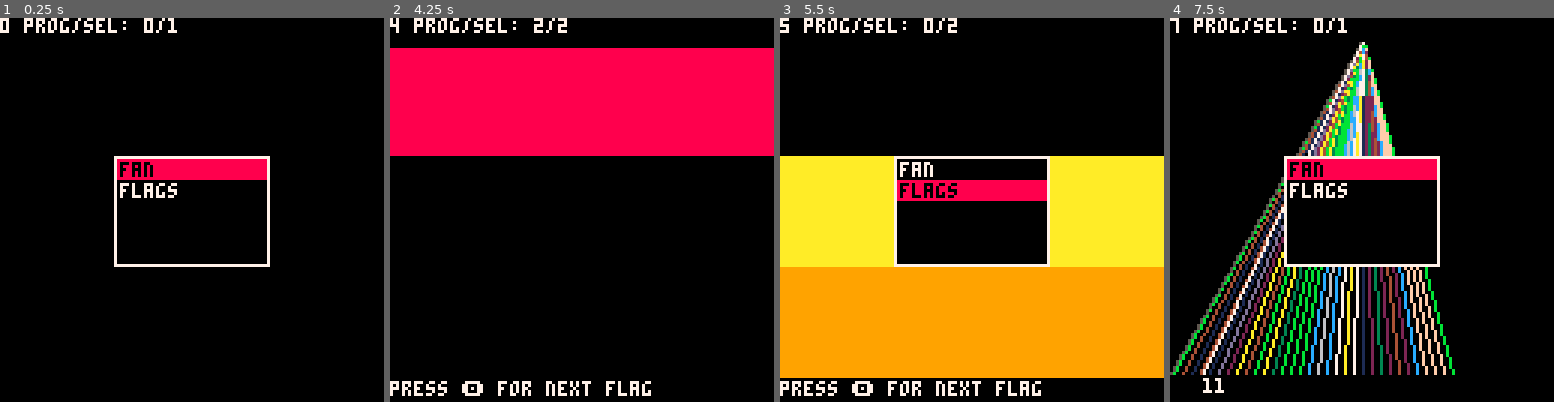
Above: before the commit, frames 1-4 (left to right).
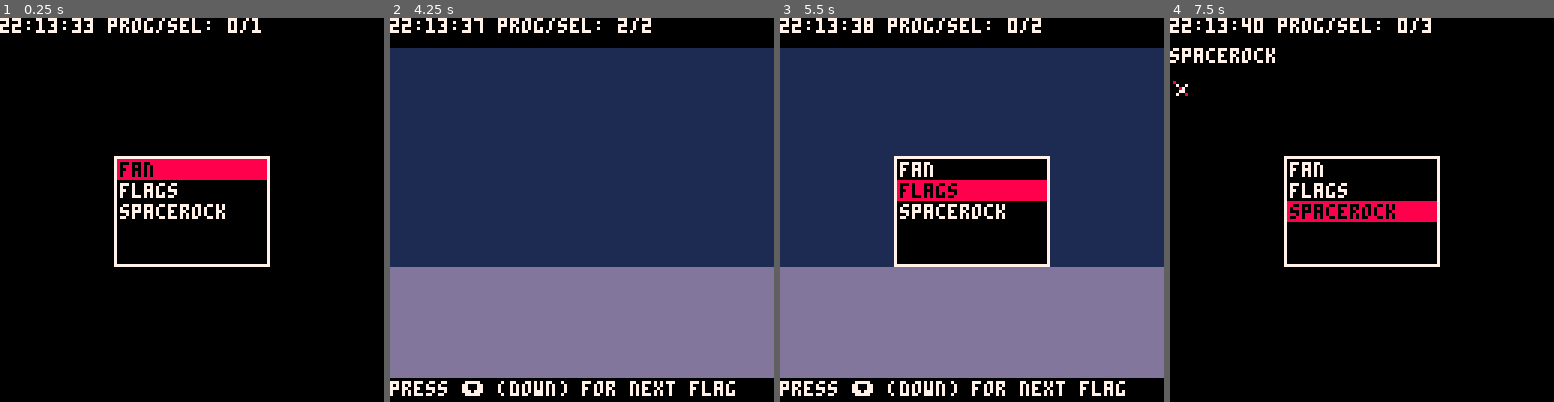
Above: after the commit, the same moments.

Repository: marsfromlars/lamodejuste
Game: PICO-8 cartridge carts/lamodejuste.p8
Same seed, same stepped clock (60 frames per second), same inputs: the game is played once before the commit and once after it.
Inputs:
- Up to frame 1 (0.25 s): no input
- Up to frame 2 (4.25 s): tap X (X key) at 0.33, 1.07, 1.85, 2.97, 4.08 s; tap O (Z key) at 0.7, 1.7, 2.1, 2.5, 2.9, 3.3, 3.7, 4.1 s; hold Right 1.6-2.1 s; hold Up 2.15-2.42 s; hold Right 2.47-3.03 s; hold Left 3.08-3.58 s; hold Down 3.63-3.97 s; hold Right from 4.02 s (still down)
- Up to frame 3 (5.5 s): tap O (Z key) at 4.5, 4.9, 5.3 s; release Right at 4.68 s; hold Up 4.73-5.03 s; hold Left from 5.08 s (still down); tap X (X key) at 5.2 s
- Up to frame 4 (7.5 s): release Left at 5.68 s; tap O (Z key) every 0.4 s from 5.7 to 7.3 s; hold Down 5.73-6.03 s; hold Right 6.08-6.58 s; tap X (X key) at 6.32, 7.43 s; hold Right 6.63-7.13 s; hold Up 7.18-7.45 s

The runs differ from the first frame. In frame 1, 1.5% of the frame differs, in the area x 0-68%, y 0-53%; in frame 2, 88%, in the area x 0-100%, y 0-99%; in frame 3, 77%; in frame 4, 18%.

Commit message:
Clean up directory.

Diff:
--- /dev/null
+++ b/carts/drum.p8
@@ -0,0 +1,11 @@
+pico-8 cartridge // http://www.pico-8.com
+version 42
+__gfx__
+00000000000000000000000000000000000000000000000000000000000000000000000000000000000000000000000000000000000000000000000000000000
+00000000000000000000000000000000000000000000000000000000000000000000000000000000000000000000000000000000000000000000000000000000
+00700700000000000000000000000000000000000000000000000000000000000000000000000000000000000000000000000000000000000000000000000000
+00077000000000000000000000000000000000000000000000000000000000000000000000000000000000000000000000000000000000000000000000000000
+00077000000000000000000000000000000000000000000000000000000000000000000000000000000000000000000000000000000000000000000000000000
+00700700000000000000000000000000000000000000000000000000000000000000000000000000000000000000000000000000000000000000000000000000
+
+
--- a/carts/lamodejuste.p8
+++ b/carts/lamodejuste.p8
@@ -10,9 +10,9 @@
     midx, midy = 64, 64
     white, black, red = 7, 0, 8
     up, down, action, action2 = 2, 3, 5, 4
-    menu = {"fan","flags"}
+    menu = {"fan","flags","spacerock"}
     selected = 1
-    prog_menu, prog_fan, prog_flags = 0, 1, 2
+    prog_menu, prog_fan, prog_flags, prog_spacerock = 0, 1, 2, 3
     prog = prog_menu
     flag_created = false
 end
@@ -31,6 +31,8 @@
         update_fan()
     elseif prog == prog_flags then
         update_flags()
+    elseif prog == prog_spacerock then
+        update_spacerock()
     end
 end
 
@@ -61,7 +63,10 @@
 end
 
 function update_flags()
-    if btnp( action2 ) then flag_created = false end
+    if btnp( down ) then flag_created = false end
+end
+
+function update_spacerock()
 end
 
 -->8
@@ -72,13 +77,27 @@
         draw_fan()
     elseif prog == prog_flags then
         draw_flags()
+    elseif prog == prog_spacerock then
+        draw_spacerock()
     end
     draw_status()
 end
 
 function draw_status()
     rectfill(0,0,127,7,0)
-    print( flr(time()).." prog/sel: "..prog.."/"..selected, 0, 0, white )
+    print( time_string().." prog/sel: "..prog.."/"..selected, 0, 0, white )
+end
+
+function time_string()
+    return two_digits(stat(83))..":"..two_digits(stat(84))..":"..two_digits(stat(85))
+end
+
+function two_digits(num)
+    if num < 9 then
+        return "0"..num
+    else
+        return num
+    end
 end
 
 function draw_menu()
@@ -115,9 +134,17 @@
         rectfill(0,top,127,top+h,flr(rnd(16)))
         rectfill(0,top+h,127,top+2*h,flr(rnd(16)))
         rectfill(0,top+2*h,127,top+3*h,flr(rnd(16)))
-        print( "press 🅾️ for next flag", 0, 121, white )
+        print( "press ⬇️ (down) for next flag", 0, 121, white )
         flag_created = true
     end
+end
+
+function draw_spacerock()
+    print( "spacerock", 0, 10, white )
+    sset(1,1,red)
+    sset(3,3,red)
+    sset(5,5,red)
+    spr(0,0,20)
 end
 
 __gfx__
--- /dev/null
+++ b/carts/wurmi.p8
@@ -0,0 +1,16 @@
+pico-8 cartridge // http://www.pico-8.com
+version 42
+__gfx__
+00000000000000000000000000000000000000000000000000000000000000000000000000000000000000000000000000000000000000000000000000000000
+00000000000000000000000000000000000000000000000000000000000000000000000000000000000000000000000000000000000000000000000000000000
+00700700000000000000000000000000000000000000000000000000000000000000000000000000000000000000000000000000000000000000000000000000
+00077000000000000000000000000000000000000000000000000000000000000000000000000000000000000000000000000000000000000000000000000000
+00077000000000000000000000000000000000000000000000000000000000000000000000000000000000000000000000000000000000000000000000000000
+00700700000000000000000000000000000000000000000000000000000000000000000000000000000000000000000000000000000000000000000000000000
+…(7 lines of a section not shown)…
Not shown, changed: the sound effects (__sfx__) section of carts/drum.p8
Not shown, changed: the music (__music__) section of carts/wurmi.p8
Not shown, changed: the sound effects (__sfx__) section of carts/wurmi.p8
Not shown, changed: .gitignore
Not shown, added: carts/lamodejuste.p8.png
